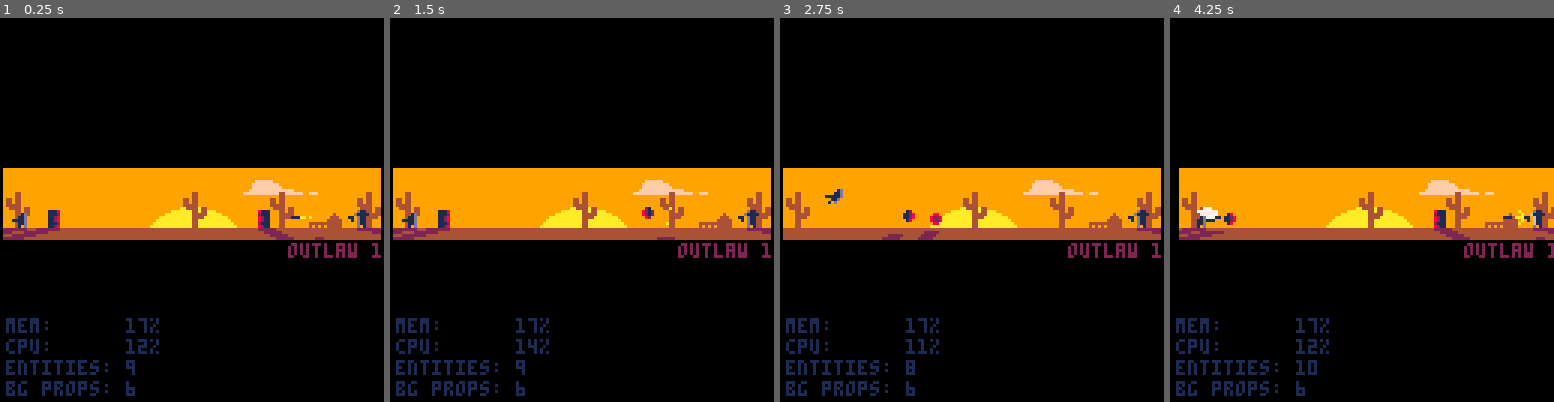
Above: before the commit, frames 1-4 (left to right).
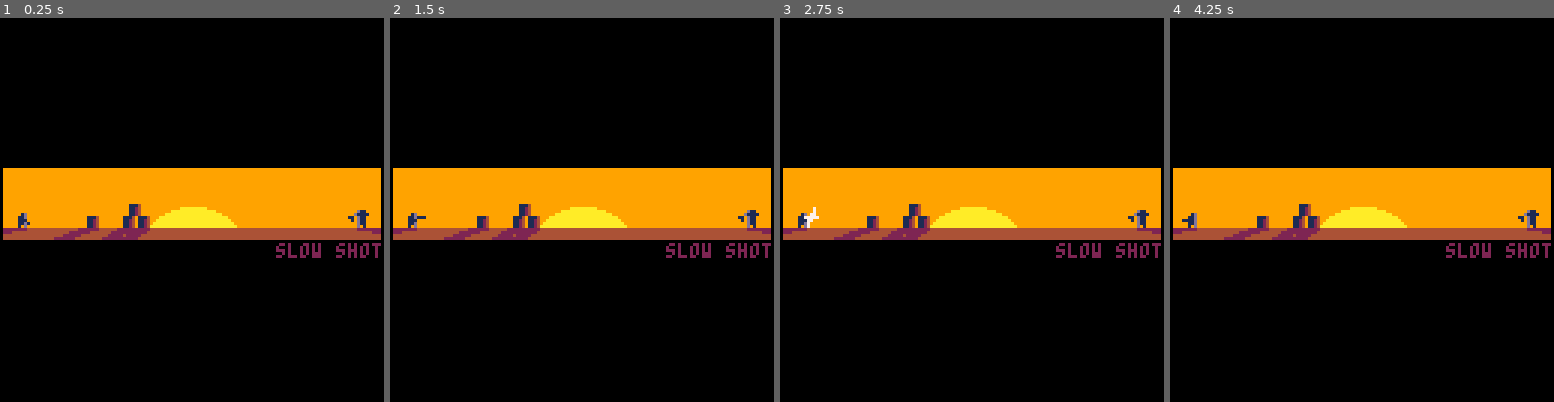
Above: after the commit, the same moments.

Repository: aylanonsense/pico-quickdraw-gambit
Game: PICO-8 cartridge cart.p8
Same seed, same stepped clock (60 frames per second), same inputs: the game is played once before the commit and once after it.
Inputs:
- Up to frame 1 (0.25 s): no input
- Up to frame 2 (1.5 s): tap X (X key) at 0.33, 1.07 s; tap O (Z key) at 0.7 s
- Up to frame 3 (2.75 s): hold Right 1.6-2.1 s; tap O (Z key) at 1.7, 2.1, 2.5 s; tap X (X key) at 1.85 s; hold Up 2.15-2.42 s; hold Right from 2.47 s (still down)
- Up to frame 4 (4.25 s): tap O (Z key) every 0.4 s from 2.9 to 4.1 s; tap X (X key) at 2.97, 4.08 s; release Right at 3.03 s; hold Left 3.08-3.58 s; hold Down 3.63-3.97 s; hold Right from 4.02 s (still down)

The runs differ from the first frame. In frame 1, 5.1% of the frame differs, in the area x 0-100%, y 42-99%; in frame 2, 4.9%; in frame 3, 4.8%; in frame 4, 6.2%, in the area x 0-100%, y 39-99%.

Commit message:
Adding levels

Diff:
--- a/cart.p8
+++ b/cart.p8
@@ -47,6 +47,17 @@
 update_priority:
 	5: ???
 	6: player
+
+level design:
+	1: teach the player to slash the enemy and dodge bullets
+	2: the player will discover they can slash bullets (and we will teach this)
+	3: this discovery feels like it could make the game trivial
+	4: we make it harder to slash bullets with quickshots
+	5: finally we introduce cannonballs, which can't be slashed
+	6: then we stress the player out / have fun with puzzles you have to dodge through
+	7: at some point we introduce all the other fun goodies
+	8: each mechanic picks up pace really quickly
+	9: we riff off of puzzles and combine multiple mechanics at once
 
 axis:
        +y (up)
@@ -126,187 +137,179 @@
 local reused_collision_obj={}
 local faux_ground_entity={is_ground=true,vx=0,vy=0}
 
-
 -- levels
 local levels={
-	-- class_name,args,...
 	{
 		{
-			name="outlaw 1",
-			weapon="gun",
+			name="slow shot",
 			behavior=function(self)
-				if self.frames_alive%80==1 then
-					self:shoot({is_cannonball=false,is_quickshot=true})
+				if self.frames_alive%120==30 then
+					self:shoot()
 				end
 			end
 		},
-		"barrel",15,{is_explosive=true},
-		"barrel",85,{is_explosive=true}
-		-- "boulder",55,false
-		-- "boulder",20,false,
-		-- "boulder",30,false,
-		-- "boulder",40,false,
-		-- "boulder",50,false,
-		-- "boulder",60,false,
-		-- "boulder",70,false,
-		-- "boulder",80,false,
-		-- "boulder",90,false,
-		-- "boulder",100,false,
-		-- "boulder",35,{y=10,enable_physics=true},
-		-- "boulder",45,{y=10,enable_physics=true},
-		-- "boulder",55,{y=10,enable_physics=true},
-		-- "crate",30,false,
-		-- "crate",35,false,
-		-- "crate",40,false,
-		-- "crate",45,false,
-		-- "crate",50,false,
-		-- "crate",55,false,
-		-- "crate",60,false,
-		-- "crate",70,false,
-		-- "crate",75,false,
-		-- "crate",80,false,
-		-- "crate",42,{y=4,enable_physics=true},
-		-- "crate",47,{y=4,enable_physics=true},
-		-- "crate",52,{y=4,enable_physics=true},
-		-- "crate",62,{y=4,enable_physics=true},
-		-- "crate",72,{y=4,enable_physics=true},
-		-- "crate",59,{y=8,enable_physics=true},
-		-- "crate",64,{y=8,enable_physics=true}
+		"crate",28,false,
+		"crate",40,false,
+		"crate",45,false,
+		"crate",42,{y=4,enable_physics=true},
 	},
 	{
 		{
-			name="outlaw x",
+			name="jump shots",
 			behavior=function(self)
-				if self.frames_alive%40==10 then
-					self:shoot({is_cannonball=true})
-					self:shoot({is_cannonball=true,angle=2,skip_effects=true})
-				end
-				-- if f==10 or f==14 or f==18 or f==28 or f==34 or f==38 then
-				-- 	self:shoot()
-				-- end
-				-- if f==19 then
-				-- 	self:jump(0,4)
-				-- end
+				if self.frames_alive%25==15 then
+					self:shoot()
+				end
+				if self.frames_alive%50==32 then
+					self:jump(0,4)
+				end
 			end
 		}
 	},
+	-- need some more bullet stuff here
 	{
 		{
-			name="outlaw x2",
+			name="shotgun",
 			behavior=function(self)
-				local f=self.frames_alive%80
-				if f==10 then
-					self:shoot({is_cannonball=true})
-					self:shoot({is_cannonball=true,angle=2,skip_effects=true})
-				end
-				if f==15 then
-					self:jump(0,4)
-				end
-				if f==23 then
-					self:shoot({is_cannonball=true})
-					self:shoot({is_cannonball=true,angle=-2,skip_effects=true})
-				end
-				-- if f==10 or f==14 or f==18 or f==28 or f==34 or f==38 then
-				-- 	self:shoot()
-				-- end
-				-- if f==19 then
-				-- 	self:jump(0,4)
-				-- end
+				if self.frames_alive%50==15 then
+					self:shoot({angle=6,vel_change_frames=14})
+					self:shoot({angle=3,vel_change_frames=14})
+					self:shoot({angle=0,vel_change_frames=10})
+					self:shoot({angle=-3,vel_change_frames=15})
+					self:shoot({angle=-6,vel_change_frames=15})
+				end
+				if self.frames_alive%50==8 then
+					self:jump(0,2)
+				end
 			end
 		}
 	},
+	-- need a level that you can gimp by slashing through bullets
 	{
 		{
-			name="outlaw 2",
+			name="quickshot intro",
 			behavior=function(self)
-				if self.frames_alive%25==8 then
-					self:shoot()
-				end
-				if self.frames_alive%50==1 then
-					self:jump(0,3)
+				if self.frames_alive%120==60 or self.frames_alive%120==72 then
+					self:shoot({is_quickshot=true})
+				end
+				if self.frames_alive%120==66 then
+					self:shoot({is_quickshot=true,angle=4})
 				end
 			end
 		}
 	},
+	-- ... need more challenging quickshot stuff here
+	-- ... need some cannonball introductions here
 	{
 		{
-			name="outlaw 3",
+			name="walls",
 			behavior=function(self)
-				if self.frames_alive%5==4 and self.frames_alive%50<=14 then
-					self:shoot()
-				end
-				if self.frames_alive%50==35 then
-					self:shoot()
-				end
-				if self.frames_alive%100==26 then
-					self:jump(0,3)
-				end
-				if self.frames_alive%100==80 then
-					self:jump(0,1)
-				end
-			end
-		},
+				if self.frames_alive%33==10 then
+					self:shoot({is_cannonball=true,angle=3,vel_change_frames=14})
+					self:shoot({is_cannonball=true,angle=0,vel_change_frames=10})
+					self:shoot({is_cannonball=true,angle=-3,vel_change_frames=15})
+				end
+				if self.frames_alive%66==25 then
+					self:jump(0,4)
+				end
+				if self.frames_alive%66==8 then
+					self:jump(0,2)
+				end
+			end
+		}
 	},
 	{
 		{
-			name="outlaw 4",
+			name="openings",
 			behavior=function(self)
-				if self.frames_alive%55==15 then
-					self:jump(0,3)
-				end
-				if self.frames_alive%55==19 then
-					local i
-					for i=-4,4,2 do
-						self:shoot({
-							angle=i,
-							skip_effects=(i!=0),
-							vel_change_frames=22
-						})
-					end
-				end
-			end
-		},
-		"distant_ranch",{x=10,flipped=false}
+				if self.frames_alive%50==15 then
+					local f=self.frames_alive%150
+					self:shoot({is_cannonball=(f!=65),angle=4,vel_change_frames=14})
+					self:shoot({is_cannonball=(f!=115),angle=0,vel_change_frames=14})
+					self:shoot({is_cannonball=(f!=15),angle=-4,vel_change_frames=17})
+				end
+				if self.frames_alive%50==10 then
+					self:jump(0,2)
+				end
+			end
+		}
 	},
 	{
 		{
-			name="outlaw 5",
-			weapon="barrels",
+			name="threading the needle",
 			behavior=function(self)
-				if self.frames_alive%80==1 then
+				if self.frames_alive%32==5 then
 					self:jump(0,3)
 				end
-				if self.frames_alive%40==5 then
-					self.weapon="barrels"
-					self:shoot()
+				if self.frames_alive%64==9 then
+					self:shoot({is_cannonball=true,angle=6,vel_change_frames=14})
+					self:shoot({is_cannonball=true,angle=-6,vel_change_frames=14})
+				end
+				if self.frames_alive%64==32+10 then
+					self:shoot({is_quickshot=true,angle=3,vel_change_frames=14})
+					self:shoot({is_quickshot=true,angle=0})
+					self:shoot({is_quickshot=true,angle=-3,vel_change_frames=15})
+				end
+			end
+		}
+	},
+	{
+		{
+			name="angled cannons",
+			behavior=function(self)
+				if self.frames_alive%60==15 then
+					self:shoot({is_cannonball=true})
+					self:shoot({is_cannonball=true,angle=2})
+				end
+			end
+		}
+	},
+	{
+		{
+			name="trickier angled cannons",
+			behavior=function(self)
+				if self.frames_alive%80==10 then
+					self:shoot({is_cannonball=true})
+					self:shoot({is_cannonball=true,angle=2})
+				end
+				if self.frames_alive%80==15 then
+					self:jump(0,4)
+				end
+				if self.frames_alive%80==25 then
+					self:shoot({is_cannonball=true})
+					self:shoot({is_cannonball=true,angle=-2})
+				end
+			end
+		}
+	},
+	{
+		{
+			name="cannonball carpet",
+			behavior=function(self)
+				if self.frames_alive%17==5 then
+					self:shoot({is_cannonball=true})
 				end
 			end
 		}
 	}
-	-- 	-- "barrel",{x=40},
-	-- 	-- "barrel",{x=50},
-	-- 	-- "barrel",{x=60,y=10},
-	-- 	-- "barrel",{x=60,y=20},
-	-- 	-- "barrel",{x=60},
-	-- 	-- "barrel",{x=70},
-	-- 	-- "barrel",{x=80},
-	-- 	"barrel",{x=20},
-	-- 	"crate",{x=110}
-	-- 	-- "rolling_barrel",{x=100,vx=-1},
-	-- 	-- "rolling_barrel",{x=35,y=3,vx=1}
-	-- }
+	-- quicksand
+	-- boulders
+	-- dynamite
+	-- explosive barrels
+	-- barrels
 }
 local level_backgrounds={
 	-- spawn_pos,background_class,flipped
-	1.0,"cactus",false,
-	1.5,"cactus",false,
-	1.9999,"cactus",false,
-	2.0,"cactus",false,
-	2.5,"distant_ranch",false,
-	2.9999,"cactus",false,
-	3.0,"cactus",false,
-	3.5,"cloud",false,
-	3.9999,"cactus",false,
+	-- 1.1+0.01,"big_ridge",false,
+	-- 1.2+0.01,"tiny_ridge",false,
+	-- 1.8,"small_ridge",false
+	-- 1.9999,"cactus",false,
+	-- 2.0,"cactus",false,
+	-- 2.5,"distant_ranch",false,
+	-- 2.9999,"cactus",false,
+	-- 3.0,"cactus",false,
+	-- 3.5,"cloud",false,
+	-- 3.9999,"cactus",false,
 	-- 2,"cactus",false,
 	-- 2.1,"cactus",false,
 	-- 2.5,"cactus",false,
@@ -585,7 +588,9 @@
 			-- 		angle=80
 			-- 	})
 			elseif self.weapon=="dynamite" then
-				create_entity("dynamite",self.x+ternary(self.facing<0,-1,2),ceil(self.y+1.5))
+				create_entity("dynamite",self.x+ternary(self.facing<0,-1,2),ceil(self.y+1.5),{
+					vx=options.vx
+				})
 			elseif self.weapon=="barrels" then
 				create_entity("rolling_barrel",self.x+ternary(self.facing<0,-1,0),self.y+2,{
 					vx=self.facing,
@@ -725,7 +730,7 @@
 		width=3,
 		height=3,
 		vx=-1.75,
-		vy=1.6,
+		vy=1.5,
 		collision_channel=29, -- ground, crates, barrels, boulders
 		hurtbox_channel=1, -- player swing
 		is_light_source=true,
@@ -1167,11 +1172,11 @@
 	-- call the draw function of the current scene
 	scenes[scene][3]()
 	-- draw debug info
-	camera()
-	print("mem:      "..flr(100*(stat(0)/1024)).."%",2,100,ternary(stat(1)>=1024,2,1))
-	print("cpu:      "..flr(100*stat(1)).."%",2,107,ternary(stat(1)>=1,2,1))
-	print("entities: "..#entities,2,114,ternary(#entities>50,2,1))
-	print("bg props: "..#background_props,2,121,ternary(#background_props>50,2,1))
+	-- camera()
+	-- print("mem:      "..flr(100*(stat(0)/1024)).."%",2,100,ternary(stat(1)>=1024,2,1))
+	-- print("cpu:      "..flr(100*stat(1)).."%",2,107,ternary(stat(1)>=1,2,1))
+	-- print("entities: "..#entities,2,114,ternary(#entities>50,2,1))
+	-- print("bg props: "..#background_props,2,121,ternary(#background_props>50,2,1))
 end
 
 
@@ -1331,7 +1336,7 @@
 	load_level(lvl,0)
 	load_background_props(lvl,-25,117+25)
 	add_new_entities()
-	-- player:pose() -- todo uncomment
+	player:pose() -- todo uncomment
 end
 
 function load_level(lvl,offset)
@@ -1790,9 +1795,9 @@
 00000000000000000000000000000000000000000000000000000000000000000000000000000000000000000000000000000000000000000000000000000000
 00000000000000000000000000000000000000000000000000000000000000000000000000000000000000000000000000000000000000000000000000000000
 00000000000000000000000000000000000000000000000000000000000000000000a00000000000000000000000000000000000000440000000000000000000
-00011100000a0000000001000000100000010000000000000000020000002a000002000000000000004000000004000000004000004004000000000000000000
-000100000002110000a0100000001000000010000001120000001a0000001000000010000044400000040000000400000004000000400400444ff440004ff440
-000000000000000000020000000a20000000a20000000a0000010000000010000000010000000000000040000004000000400000000440004444444000f44440
+00011100000a00000000080000008000000800000000000000000e000000ea00000e000000000000004000000004000000004000004004000000000000000000
+00010000000e880000a08000000080000000800000088e0000008a0000008000000080000044400000040000000400000004000000400400444ff440004ff440
+0000000000000000000e0000000ae0000000ae0000000a0000080000000080000000080000000000000040000004000000400000000440004444444000f44440
 00000000000000000000000000000000000000000000000000000000000000000000000000000000000000000000000000000000000000004444444000444440
 00000000000000000000000000000000000000000000000000000000000000000000000000000000000000000000000000000000000000004444444000444440
 00000000000000000000000000000000000000000000000000000000000000000000000000000000000000000000000000000000000044000000000000000000
